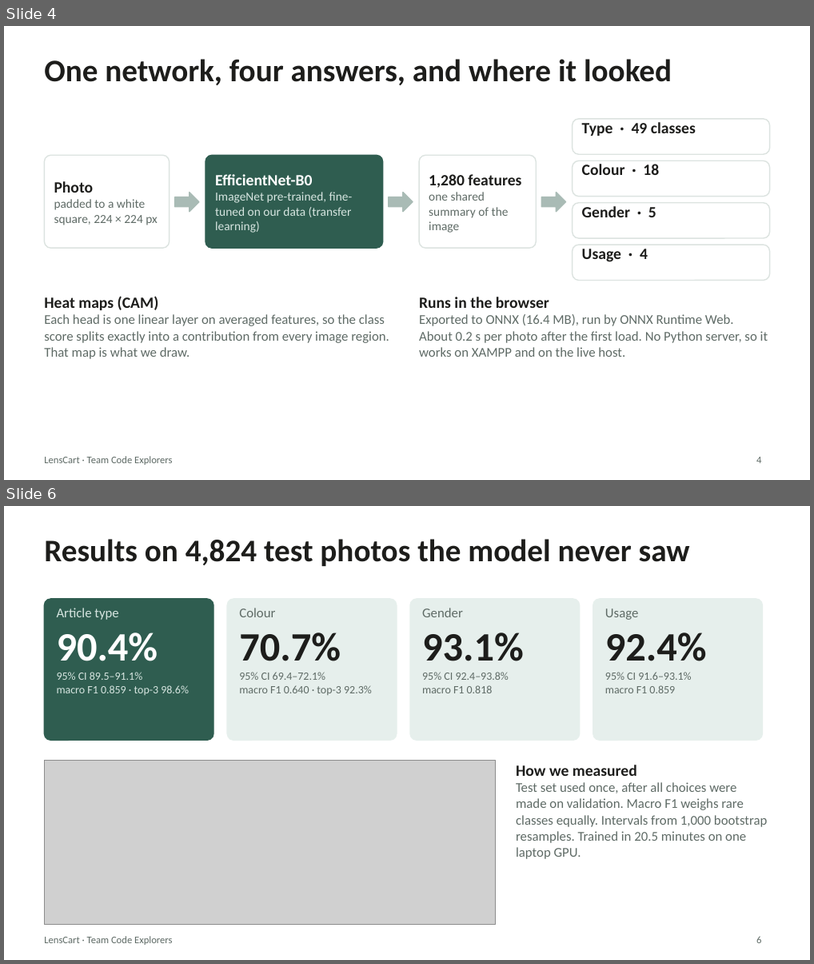
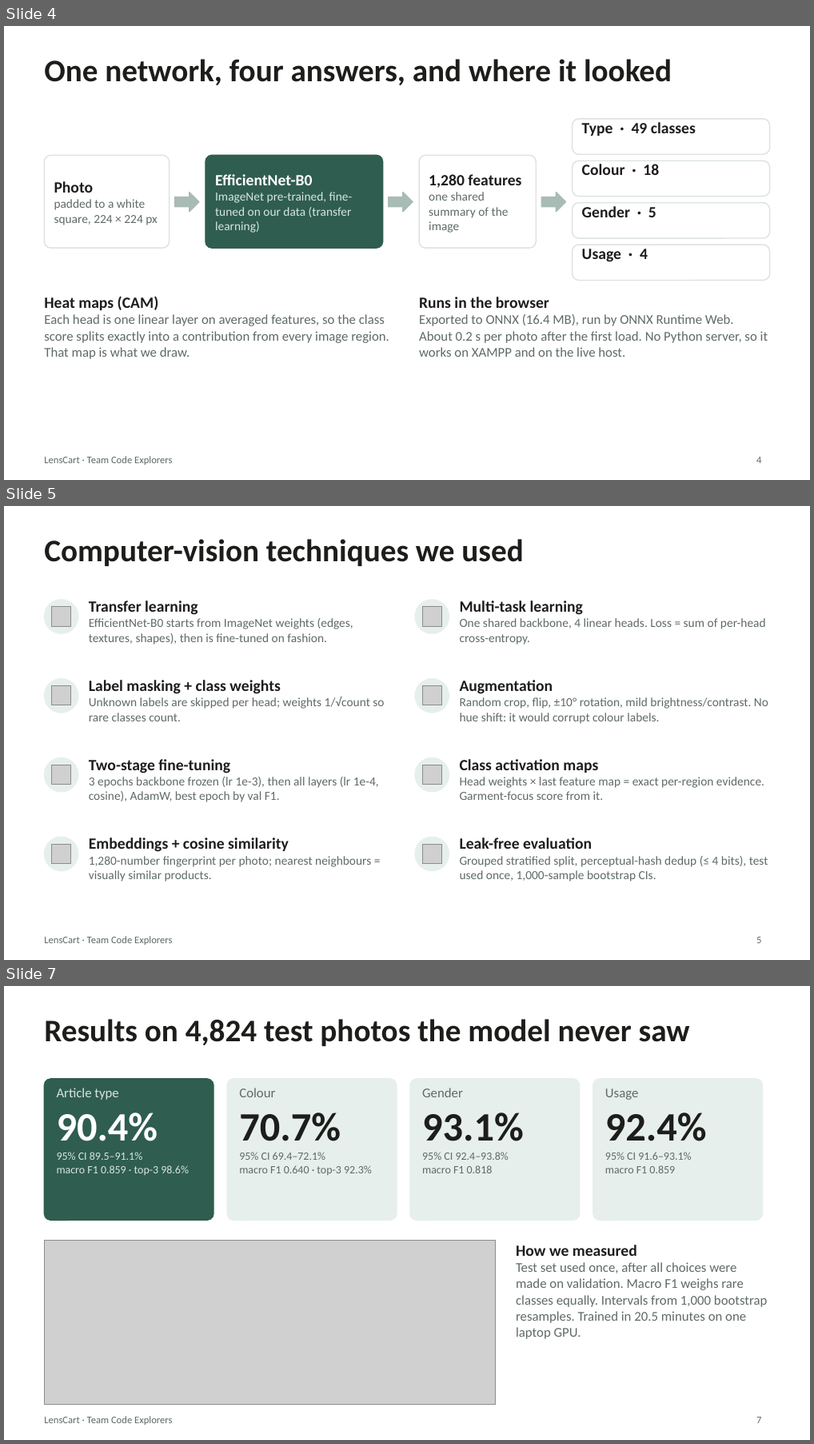
Before and after one commit to TharunMurugesh/lenscart, a slide deck: docs/LensCart_presentation.pptx. Shown one above the other, each under a label of ours: slides 4 and 6 before the commit, slides 4, 5 and 7 after it; the slides between them are not shown. The pictures are 814x964 and 814x1444 pixels, drawn with LibreOffice and Linux fonts; fonts in the diff are those of the drawing; grey boxes stand for pictures. Boxes give left, top, right and bottom in pixels: in the first picture for what was removed or moved away, otherwise in the second. Text is boxed around its words. In the diff, an @@ line names an element or a change of style, - is before the commit and + after.

```diff
--- a/docs/LensCart_presentation.pptx
+++ b/docs/LensCart_presentation.pptx
@@ slide 5 added at [4,506,810,960], background #FFFFFF; not listed: 1 template element that a slide beside it also shows @@
@@ title added at [44,539,523,566], 28 pt, text #1D1D1B, bold @@
+Computer-vision techniques we used
@@ ellipse added at [44,600,78,633], fill #E6EFEC, outline #E6EFEC 1 pt @@
@@ text added at [89,600,354,644], 11 pt, text #5F6B66 @@
+Transfer learning
+EfficientNet-B0 starts from ImageNet weights (edges, textures, shapes), then is fine-tuned on fashion.
@@ ellipse added at [415,600,449,633], fill #E6EFEC, outline #E6EFEC 1 pt @@
@@ text added at [460,600,766,644], 11 pt, text #5F6B66 @@
+Multi-task learning
+One shared backbone, 4 linear heads. Loss = sum of per-head cross-entropy.
@@ picture added at [51,607,71,626] @@
@@ picture added at [422,607,442,626] @@
@@ ellipse added at [44,679,78,712], fill #E6EFEC, outline #E6EFEC 1 pt @@
@@ picture added at [51,686,71,705] @@
@@ text added at [89,680,384,721], 11 pt, text #5F6B66 @@
+Label masking + class weights
+Unknown labels are skipped per head; weights 1/√count so rare classes count.
@@ ellipse added at [415,679,449,712], fill #E6EFEC, outline #E6EFEC 1 pt @@
@@ picture added at [422,686,442,705] @@
@@ text added at [460,680,769,724], 11 pt, text #5F6B66 @@
+Augmentation
+Random crop, flip, ±10° rotation, mild brightness/contrast. No hue shift: it would corrupt colour labels.
@@ ellipse added at [44,757,78,792], fill #E6EFEC, outline #E6EFEC 1 pt @@
@@ picture added at [51,765,71,784] @@
@@ text added at [89,759,379,802], 11 pt, text #5F6B66 @@
+Two-stage fine-tuning
+3 epochs backbone frozen (lr 1e-3), then all layers (lr 1e-4, cosine), AdamW, best epoch by val F1.
@@ ellipse added at [415,757,449,792], fill #E6EFEC, outline #E6EFEC 1 pt @@
@@ picture added at [422,765,442,784] @@
@@ text added at [460,759,765,800], 11 pt, text #5F6B66 @@
+Class activation maps
+Head weights × last feature map = exact per-region evidence. Garment-focus score from it.
@@ ellipse added at [44,836,78,871], fill #E6EFEC, outline #E6EFEC 1 pt @@
@@ text added at [89,837,371,881], 11 pt, text #5F6B66 @@
+Embeddings + cosine similarity
+1,280-number fingerprint per photo; nearest neighbours = visually similar products.
@@ ellipse added at [415,836,449,871], fill #E6EFEC, outline #E6EFEC 1 pt @@
@@ text added at [460,837,769,881], 11 pt, text #5F6B66 @@
+Leak-free evaluation
+Grouped stratified split, perceptual-hash dedup (≤ 4 bits), test used once, 1,000-sample bootstrap CIs.
@@ picture added at [51,844,71,864] @@
@@ picture added at [422,844,442,864] @@
@@ page number added at [757,936,762,943], 9 pt, text #5F6B66 @@
+5
@@ what was slide 6 is now slide 7 @@
@@ page number at [757,1416,762,1423]: text changed @@
-6
+7
```
Also in this commit, not shown: 2 slides changed, 1 other slide added, 1 other file.
